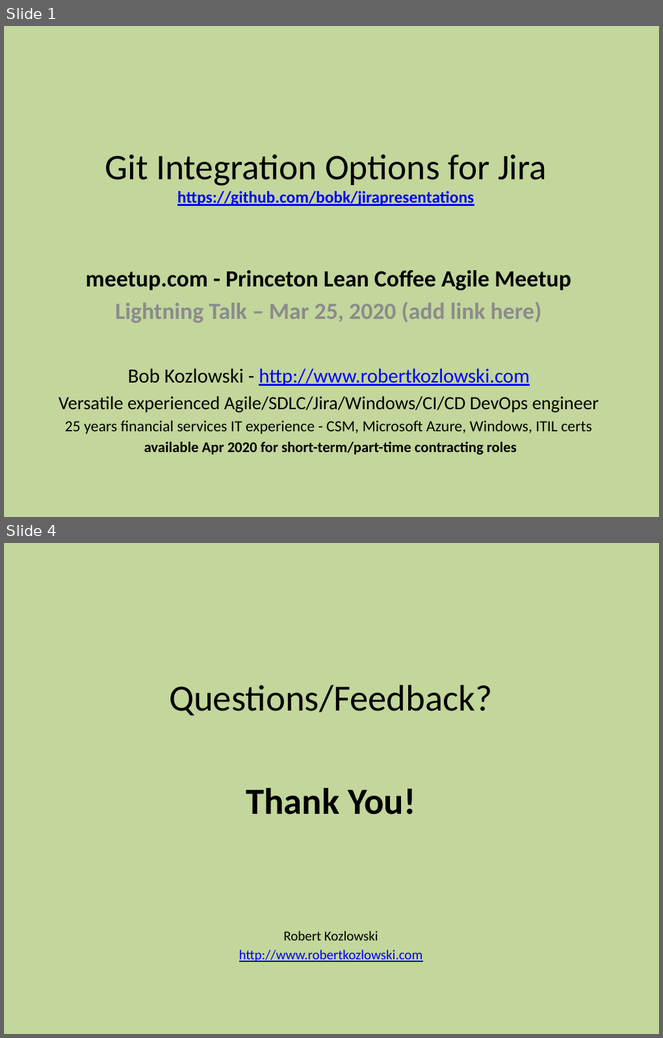
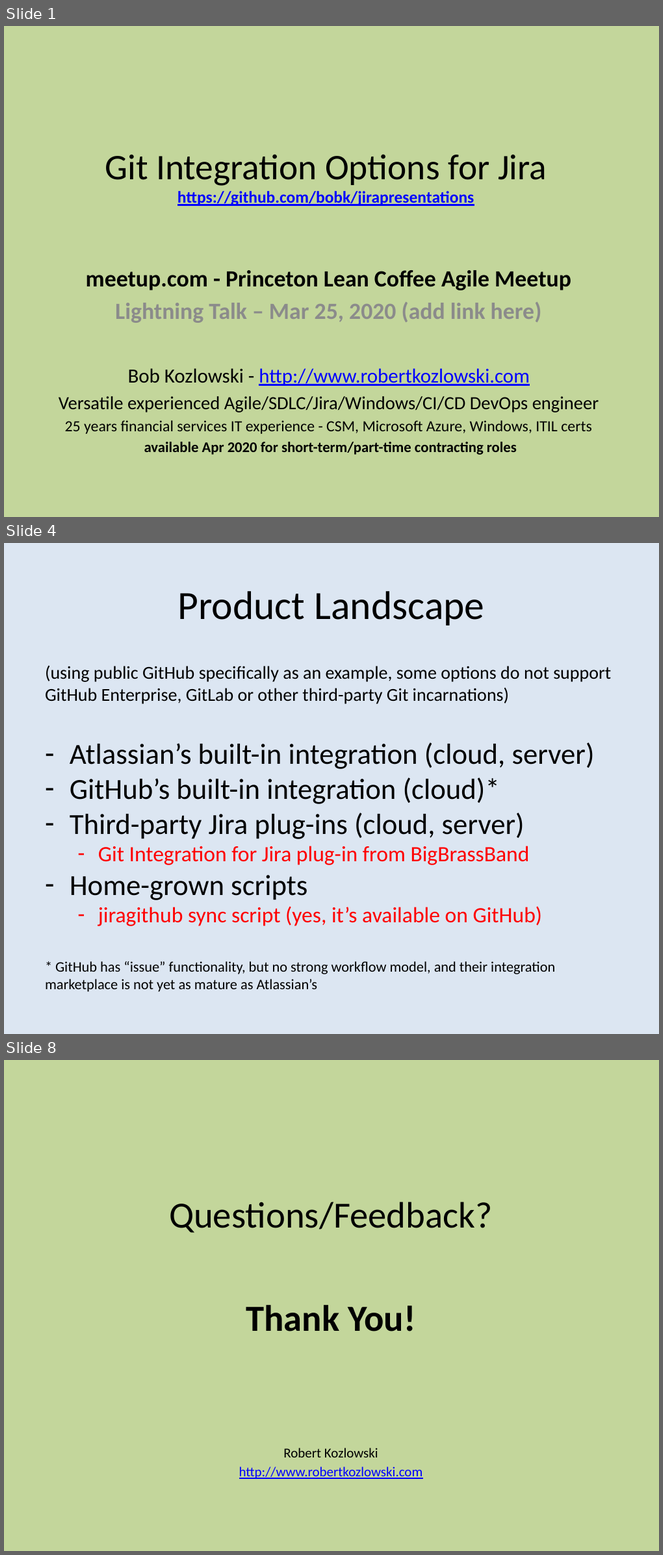
Before and after one commit to bobk/jirapresentations, a slide deck: Git Integration Options for Jira.pptx. Shown one above the other, each under a label of ours: slides 1 and 4 before the commit, slides 1, 4 and 8 after it; the slides between them are not shown. The pictures are 663x1038 and 663x1555 pixels, drawn with LibreOffice and Linux fonts; fonts in the diff are those of the drawing. Boxes give left, top, right and bottom in pixels: in the first picture for what was removed or moved away, otherwise in the second. Text is boxed around its words. In the diff, an @@ line names an element or a change of style, - is before the commit and + after.

Commit message:
JIRAGITHUB-3 next presentation for next Princeton Lean Agile Lightning Talk

```diff
--- a/Git Integration Options for Jira.pptx
+++ b/Git Integration Options for Jira.pptx
@@ slide 4 added at [4, 543, 659, 1034], background #DCE6F2 @@
@@ title added at [178, 591, 484, 626], 44 pt, text #000000 @@
+Product Landscape
@@ text added at [45, 665, 611, 992], 32 pt, text #000000 @@
+(using public GitHub specifically as an example, some options do not support GitHub Enterprise, GitLab or other third-party Git incarnations)
+– Atlassian’s built-in integration (cloud, server)
+– GitHub’s built-in integration (cloud)*
+– Third-party Jira plug-ins (cloud, server)
+  – Git Integration for Jira plug-in from BigBrassBand
+– Home-grown scripts
+  – jiragithub sync script (yes, it’s available on GitHub)
+* GitHub has “issue” functionality, but no strong workflow model, and their integration marketplace is not yet as mature as Atlassian’s
@@ what was slide 4 is now slide 8 @@
```
Also in this commit, not shown: 3 slides changed, 3 other slides added.
